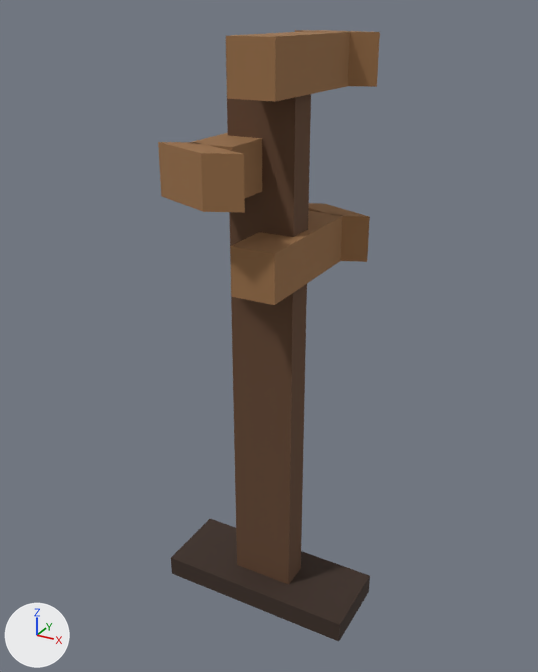
What one commit did to the glTF model public/assets/maps/detail-v1/models/sign_post_city.glb.
Before and after are seen from a camera (50 mm lens) standing at (1.22, -2.24, 2.27) and looking at (-0.02, 0.01, 1.15). Lighting does not change. The marker at lower left points along +X, +Y and +Z. The older version comes first. Vertices at exactly the same position are counted once.

In view in the first picture: 'sign_post_city'.
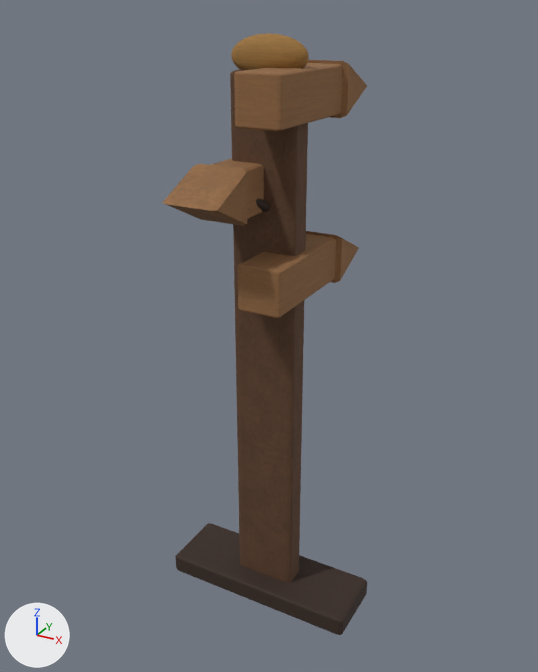
Where the change shows, as pixel boxes (x1, y1, x2, y2) in the pictures (538 x 672 px):
'sign_post_city', surface changed, reshaped (8% narrower): before (158, 30, 380, 641); after (162, 33, 367, 635)
part 1 of me_mesh_0, added (brown): after (231, 33, 309, 70)
part 2 of me_mesh_0, rebuilt (8% narrower): before (226, 69, 311, 585); after (230, 70, 308, 582)
part 3 of me_mesh_0, rebuilt: before (189, 133, 262, 199); after (211, 158, 264, 219)
part 4 of me_mesh_0, rebuilt (8% shorter): before (171, 519, 370, 641); after (175, 523, 367, 635)
part 5 of me_mesh_0, rebuilt (12% narrower, 9% shorter): before (230, 211, 342, 305); after (238, 233, 336, 318)
part 6 of me_mesh_0, rebuilt (12% narrower): before (226, 31, 350, 102); after (234, 63, 343, 131)
part 7 of me_mesh_0, added (mostly hidden): after (256, 199, 271, 213)
part 8 of me_mesh_0, cut back: before (158, 30, 380, 262); after (162, 60, 367, 283)

Diff of the bpy script that builds the scene:
```diff
--- a/public/assets/maps/detail-v1/models/sign_post_city.glb.py
+++ b/public/assets/maps/detail-v1/models/sign_post_city.glb.py
@@ img_map_detail_base_color @@
+img_map_detail_base_color = load_image('map-detail-base-color', '_unpacked/map-detail-base-color', 512, 256, 'sRGB')
@@ img_map_detail_orm @@
+img_map_detail_orm = load_image('map-detail-orm', '_unpacked/map-detail-orm', 512, 256, 'Non-Color')
@@ img_map_detail_normal @@
+img_map_detail_normal = load_image('map-detail-normal', '_unpacked/map-detail-normal', 512, 256, 'Non-Color')
@@ mat_material_0 @@
 mat_material_0 = bpy.data.materials.new('Material_0')
-# nodes: BsdfPrincipled, OutputMaterial, TexImage
-# uses the picture img_map_detail_palette_v1
+# nodes: BsdfPrincipled, Mix, NormalMap, OutputMaterial, SeparateColor, TexImage x3, VertexColor
+# uses the picture img_map_detail_base_color
+# uses the picture img_map_detail_normal
+# uses the picture img_map_detail_orm
@@ me_mesh_0 @@
 # used by ob_sign_post_city; location = (0.0, 0.0, 0.0)
-me_mesh_0.from_pydata(...)  # 64 vertices, 96 faces; spans x -0.4..0.4, y -0.4..0.4, z 0.0..2.2
+me_mesh_0.from_pydata(...)  # 1862 vertices, 3664 faces; spans x -0.4..0.4, y -0.4..0.4, z 0.0..2.2
+# me_mesh_0 part 1: a new loose piece, a UV sphere (28 segments, 18 rings, poles along z) spanning x -0.14..0.14, y -0.07..0.03, z 2.07..2.2, in mat_material_0
+# me_mesh_0 part 2: the loose piece of 8 vertices spanning x -0.12..0.12, y -0.08..0.03, z 0.0..2.19 is rebuilt with 152 vertices and now spans x -0.12..0.12, y -0.07..0.03, z 0.0..2.09
+# me_mesh_0 part 3: the loose piece of 8 vertices spanning x -0.16..0.01, y -0.27..0.27, z 1.71..1.89 is rebuilt with 152 vertices and now spans x -0.16..0.01, y -0.23..0.23, z 1.64..1.8
+# me_mesh_0 part 4: the loose piece of 8 vertices spanning x -0.4..0.4, y -0.18..0.13, z 0.0..0.09 is rebuilt with 152 vertices and now spans x -0.4..0.4, y -0.16..0.12, z 0.0..0.08
+# me_mesh_0 part 5: the loose piece of 8 vertices spanning x -0.01..0.16, y -0.27..0.27, z 1.4..1.57 is rebuilt with 152 vertices and now spans x -0.01..0.16, y -0.23..0.23, z 1.34..1.5
+# me_mesh_0 part 6: the loose piece of 8 vertices spanning x -0.01..0.16, y -0.27..0.27, z 2.03..2.2 is rebuilt with 152 vertices and now spans x -0.01..0.16, y -0.23..0.23, z 1.94..2.1
+# me_mesh_0 part 7: a new loose piece of 50 vertices spanning x -0.13..0.05, y -0.19..-0.01, z 1.62..1.74, in mat_material_0
+# me_mesh_0 part 8
+# 24 vertices are removed from x -0.25..0.25, y -0.4..0.4, z 1.4..2.2
+# 36 faces are deleted
+# 27 vertices are added at x -0.18..0.18, y -0.4..0.4, z 1.33..2.11
+# 9 new vertices lie (0.17, 0.0, 0.0) away from vertices in x -0.16..-0.01, y -0.4..0.4, z 1.33..2.11
+# 60 new faces join them
+# other edits to the shape of me_mesh_0 do not show in these pictures
 me_mesh_0.materials.append(mat_material_0)
```
